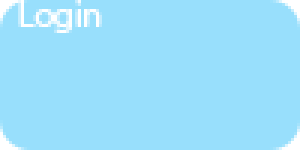
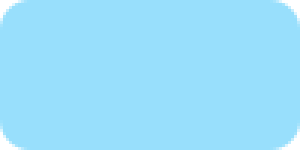
Layer changes from the first (300, 150) image to the second:
removed layer "Login" over [18, 0, 102, 33]
